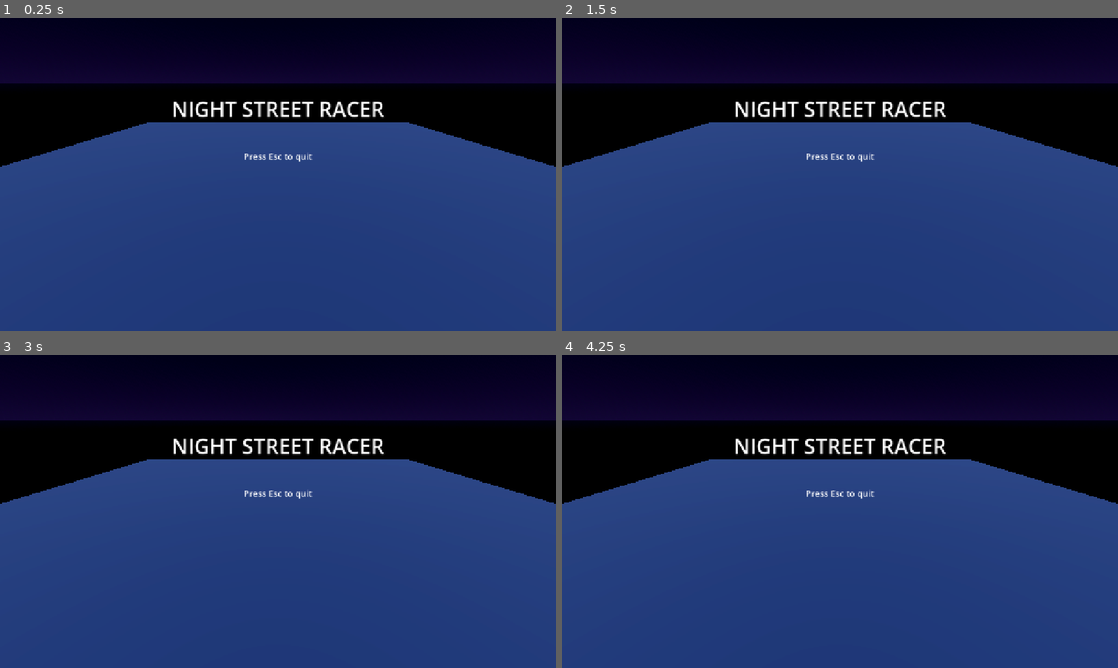
Above: before the commit, frames 1-4 (two rows, left to right).
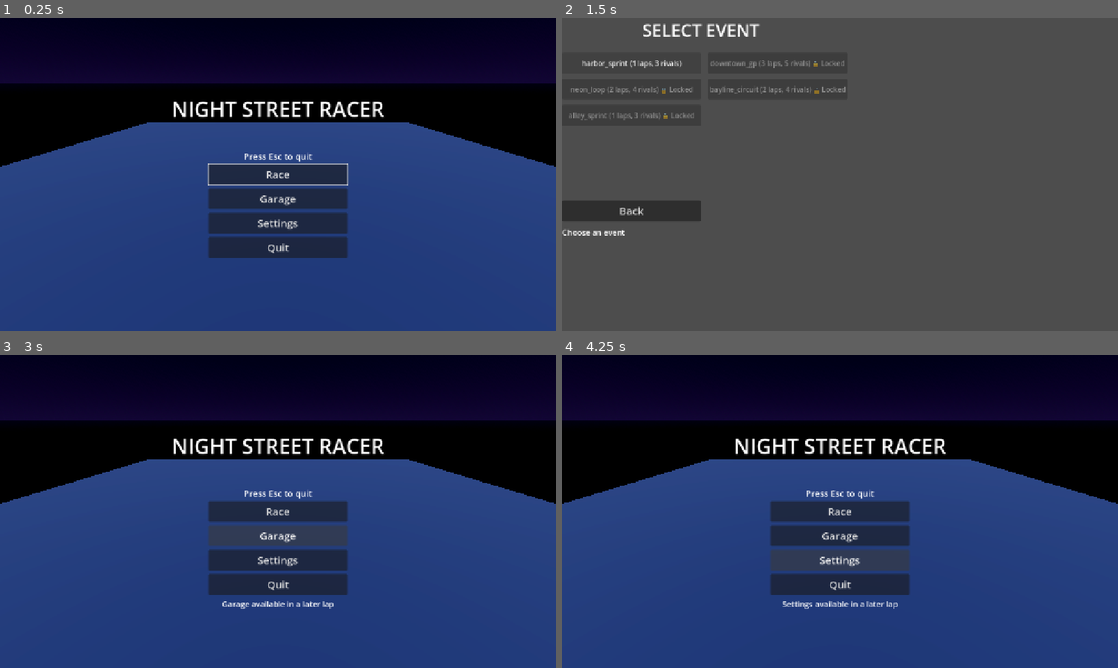
Above: after the commit, the same moments.

Repository: techafreshh/night-street-racer
Game: Godot game, scene res://scenes/ui/main_menu.tscn
The game is run twice, just before and just after one commit, with the same random seed, the same clock (stepped at 60 frames per second) and the same inputs.
Inputs (mouse positions are in pixels of both pictures, inside the frame that each line leads up to):
- Up to frame 1 (0.25 s): no input
- Up to frame 2 (1.5 s): click (840, 174) at 0.5 s, where only the run after the commit has a clickable "Race"; click (628, 61) at 1.25 s, where only the run after the commit has a clickable "harbor_sprint (1 laps, 3 riva…"
- Up to frame 3 (3 s): click (66, 549) at 2 s, where only the run after the commit has a clickable "Back"; click (278, 536) at 2.75 s, where only the run after the commit has a clickable "Garage"
- Up to frame 4 (4.25 s): click (840, 561) at 3.5 s, where only the run after the commit has a clickable "Settings"

The runs differ from the first frame. In frame 1, 7.0% of the frame differs, in the area x 37-63%, y 46-77%; in frame 2, 100%, in the area x 0-100%, y 0-100%; in frame 3, 6.8%; in frame 4, 6.8%.

Commit message:
[#18] Main menu and event select with keyboard/gamepad nav
Shared MenuUI controller (scripts/ui/menu.gd, menu_mode 0/1) drives the
main menu (Race/Garage/Settings/Quit) and a runtime-built event grid
with placeholder lock display; main_menu.tscn gains the button column,
event_select.tscn adds the grid; obsolete main_menu.gd removed. Adds
test_menu_buttons and test_event_select_grid to run_all.gd.

Diff:
--- /dev/null
+++ b/scenes/ui/event_select.tscn
@@ -0,0 +1,37 @@
+[gd_scene load_steps=2 format=3]
+
+[ext_resource type="Script" path="res://scripts/ui/menu.gd" id="1"]
+
+[node name="EventSelect" type="Node"]
+script = ExtResource("1")
+menu_mode = 1
+
+[node name="Title" type="Label" parent="."]
+offset_right = 640.0
+offset_bottom = 60.0
+theme_override_font_sizes/font_size = 40
+text = "SELECT EVENT"
+horizontal_alignment = 1
+
+[node name="EventGrid" type="GridContainer" parent="."]
+offset_top = 80.0
+offset_right = 680.0
+offset_bottom = 400.0
+columns = 2
+theme_override_constants/h_separation = 16
+theme_override_constants/v_separation = 12
+
+[node name="BackButton" type="Button" parent="."]
+offset_top = 420.0
+offset_right = 320.0
+offset_bottom = 468.0
+custom_minimum_size = Vector2(320, 48)
+theme_override_font_sizes/font_size = 24
+text = "Back"
+
+[node name="InfoLabel" type="Label" parent="."]
+offset_top = 480.0
+offset_right = 640.0
+offset_bottom = 510.0
+theme_override_font_sizes/font_size = 18
+text = "Choose an event"
--- a/scenes/ui/main_menu.tscn
+++ b/scenes/ui/main_menu.tscn
@@ -1,6 +1,6 @@
 [gd_scene load_steps=8 format=3]
 
-[ext_resource type="Script" path="res://scripts/ui/main_menu.gd" id="1"]
+[ext_resource type="Script" path="res://scripts/ui/menu.gd" id="1"]
 
 [sub_resource type="ProceduralSkyMaterial" id="ProceduralSkyMaterial_1"]
 sky_top_color = Color(0.015, 0.02, 0.06, 1)
@@ -35,6 +35,7 @@
 
 [node name="MainMenu" type="Node3D"]
 script = ExtResource("1")
+menu_mode = 0
 
 [node name="WorldEnvironment" type="WorldEnvironment" parent="."]
 environment = SubResource("Environment_1")
@@ -89,3 +90,39 @@
 theme_override_font_sizes/font_size = 20
 text = "Press Esc to quit"
 horizontal_alignment = 1
+
+[node name="VBox" type="VBoxContainer" parent="UI/Menu"]
+anchor_left = 0.5
+anchor_top = 0.62
+anchor_right = 0.5
+anchor_bottom = 0.62
+offset_left = -160.0
+offset_top = -110.0
+offset_right = 160.0
+offset_bottom = 110.0
+theme_override_constants/separation = 8
+
+[node name="RaceButton" type="Button" parent="UI/Menu/VBox"]
+custom_minimum_size = Vector2(320, 48)
+theme_override_font_sizes/font_size = 24
+text = "Race"
+
+[node name="GarageButton" type="Button" parent="UI/Menu/VBox"]
+custom_minimum_size = Vector2(320, 48)
+theme_override_font_sizes/font_size = 24
+text = "Garage"
+
+[node name="SettingsButton" type="Button" parent="UI/Menu/VBox"]
+custom_minimum_size = Vector2(320, 48)
+theme_override_font_sizes/font_size = 24
+text = "Settings"
+
+[node name="QuitButton" type="Button" parent="UI/Menu/VBox"]
+custom_minimum_size = Vector2(320, 48)
+theme_override_font_sizes/font_size = 24
+text = "Quit"
+
+[node name="InfoLabel" type="Label" parent="UI/Menu/VBox"]
+theme_override_font_sizes/font_size = 18
+text = ""
+horizontal_alignment = 1
--- a/scripts/ui/main_menu.gd
+++ /dev/null
@@ -1,11 +0,0 @@
-extends Node3D
-## Placeholder 3D menu root. Prints a ready line and quits cleanly on
-## the pause action (or built-in ui_cancel). References no autoloads so
-## the scene boots identically with or without the main loop's autoloads.
-
-func _ready() -> void:
-	print("MainMenu ready: Night Street Racer")
-
-func _unhandled_input(event: InputEvent) -> void:
-	if event.is_action_pressed("pause") or event.is_action_pressed("ui_cancel"):
-		get_tree().quit()
--- /dev/null
+++ b/scripts/ui/menu.gd
@@ -0,0 +1,145 @@
+class_name MenuUI
+extends Node
+## Shared controller for the main menu and the event-select grid.
+## menu_mode 0 boots the Race/Garage/Settings/Quit column; menu_mode 1
+## builds one Button per RaceEvent resource with placeholder lock display
+## (unlocked iff unlock_req is empty; real ladder lands in issue #19).
+## Prints MENU_READY so headless boots can gate on it. Navigation uses the
+## built-in ui_* focus actions, so keyboard and gamepad both work.
+
+## 0 = main menu, 1 = event select.
+@export var menu_mode: int = 0
+
+## Hardcoded event list (no DirAccess scan) so exported builds agree.
+const EVENT_PATHS: Array[String] = [
+	"res://assets/events/harbor_sprint.tres",
+	"res://assets/events/downtown_gp.tres",
+	"res://assets/events/neon_loop.tres",
+	"res://assets/events/bayline_circuit.tres",
+	"res://assets/events/alley_sprint.tres",
+]
+
+
+## Placeholder lock rule: only events with no prerequisite are open.
+static func is_unlocked(ev: RaceEvent) -> bool:
+	return ev != null and ev.unlock_req == &""
+
+
+func _ready() -> void:
+	print("MENU_READY")
+	if menu_mode == 1:
+		print("EVENT_SELECT_READY")
+		_build_event_grid()
+		_wire_select_mode()
+	else:
+		_wire_main_mode()
+
+
+func _unhandled_input(event: InputEvent) -> void:
+	if event.is_action_pressed("pause") or event.is_action_pressed("ui_cancel"):
+		get_tree().quit()
+
+
+func _btn(button_name: String) -> BaseButton:
+	return find_child(button_name, true, false) as BaseButton
+
+
+func _info() -> Label:
+	return find_child("InfoLabel", true, false) as Label
+
+
+func _wire_main_mode() -> void:
+	var race := _btn("RaceButton")
+	if race != null:
+		race.pressed.connect(_on_race)
+	var garage := _btn("GarageButton")
+	if garage != null:
+		garage.pressed.connect(_on_garage)
+	var settings := _btn("SettingsButton")
+	if settings != null:
+		settings.pressed.connect(_on_settings)
+	var quit_btn := _btn("QuitButton")
+	if quit_btn != null:
+		quit_btn.pressed.connect(_on_quit)
+	if race != null:
+		race.grab_focus()
+
+
+func _wire_select_mode() -> void:
+	var back := _btn("BackButton")
+	if back != null:
+		back.pressed.connect(_on_back)
+	# Focus the first playable event so keyboard/gamepad can start at once.
+	var grid := find_child("EventGrid", true, false)
+	if grid != null:
+		for child in grid.get_children():
+			var btn := child as BaseButton
+			if btn != null and not btn.disabled:
+				btn.grab_focus()
+				return
+	if back != null:
+		back.grab_focus()
+
+
+func _on_race() -> void:
+	var tree := get_tree()
+	if tree == null:
+		return
+	tree.change_scene_to_file("res://scenes/ui/event_select.tscn")
+
+
+func _on_garage() -> void:
+	var info := _info()
+	if info != null:
+		info.text = "Garage available in a later lap"
+
+
+func _on_settings() -> void:
+	var info := _info()
+	if info != null:
+		info.text = "Settings available in a later lap"
+
+
+func _on_quit() -> void:
+	var tree := get_tree()
+	if tree == null:
+		return
+	tree.quit()
+
+
+func _on_back() -> void:
+	var tree := get_tree()
+	if tree == null:
+		return
+	tree.change_scene_to_file("res://scenes/ui/main_menu.tscn")
+
+
+## Spawn one Button per EVENT_PATHS entry: "Event_<route_id>", disabled and
+## focus-skipped when locked, wired to _on_event_chosen when open.
+func _build_event_grid() -> void:
+	var grid := find_child("EventGrid", true, false) as GridContainer
+	if grid == null:
+		return
+	for path in EVENT_PATHS:
+		var ev := load(path) as RaceEvent
+		if ev == null:
+			continue
+		var btn := Button.new()
+		btn.name = "Event_%s" % ev.route_id
+		btn.custom_minimum_size = Vector2(320, 48)
+		var unlocked := MenuUI.is_unlocked(ev)
+		btn.text = "%s (%d laps, %d rivals)" % [ev.route_id, ev.laps, ev.opponents]
+		if unlocked:
+			btn.pressed.connect(_on_event_chosen.bind(ev.route_id))
+		else:
+			btn.text += " 🔒 Locked"
+			btn.disabled = true
+			btn.focus_mode = Control.FOCUS_NONE
+		grid.add_child(btn)
+
+
+func _on_event_chosen(route_id: String) -> void:
+	var gs := get_node_or_null("/root/GameState")
+	if gs != null:
+		gs.set("current_event", StringName(route_id))
+	print("EVENT_SELECTED %s" % route_id)
--- a/tests/run_all.gd
+++ b/tests/run_all.gd
@@ -34,6 +34,8 @@
 		"test_input_actions",
 		"test_gamestate_standalone",
 		"test_main_menu_scene",
+		"test_menu_buttons",
+		"test_event_select_grid",
 		"test_vehicle_scene_loads",
 		"test_accel_reaches_25ms_in_8s",
 		"test_coast_upshifts_without_throttle",
@@ -210,6 +212,94 @@
 		if instance != null:
 			check(instance.name == "MainMenu", "root node is MainMenu")
 			instance.free()
+	return true
+
+func test_menu_buttons() -> bool:
+	var packed = load("res://scenes/ui/main_menu.tscn")
+	check(packed is PackedScene, "main_menu.tscn loads as PackedScene")
+	if not (packed is PackedScene):
+		return true
+	var instance: Node = packed.instantiate()
+	check(instance != null, "main menu instantiates")
+	if instance == null:
+		return true
+	check(instance.name == "MainMenu", "root node is MainMenu")
+	root.add_child(instance)
+	await process_frame
+	await process_frame
+	for bname in ["RaceButton", "GarageButton", "SettingsButton"]:
+		var btn := instance.find_child(bname, true, false) as BaseButton
+		check(btn != null, "main menu has %s" % bname)
+		if btn != null:
+			check(btn.focus_mode != Control.FOCUS_NONE, "%s is focus-enabled for keyboard/gamepad" % bname)
+	var quit_btn := instance.find_child("QuitButton", true, false) as BaseButton
+	check(quit_btn != null, "main menu has QuitButton")
+	var focus_owner := instance.get_viewport().gui_get_focus_owner()
+	check(focus_owner != null, "a menu button holds keyboard/gamepad focus")
+	var race := instance.find_child("RaceButton", true, false) as BaseButton
+	if race != null:
+		race.pressed.emit()
+		await process_frame
+		await process_frame
+		check(is_instance_valid(race), "pressing Race does not error")
+		var swapped := current_scene
+		if swapped != null and swapped != instance:
+			root.remove_child(swapped)
+			swapped.free()
+		await process_frame
+	var garage := instance.find_child("GarageButton", true, false) as BaseButton
+	var info := instance.find_child("InfoLabel", true, false) as Label
+	if garage != null and info != null:
+		garage.pressed.emit()
+		check(info.text != "", "Garage shows a placeholder label instead of erroring")
+	root.remove_child(instance)
+	instance.free()
+	await process_frame
+	return true
+
+func test_event_select_grid() -> bool:
+	var packed = load("res://scenes/ui/event_select.tscn")
+	check(packed is PackedScene, "event_select.tscn loads as PackedScene")
+	if not (packed is PackedScene):
+		return true
+	var instance: Node = packed.instantiate()
+	check(instance != null, "event select instantiates")
+	if instance == null:
+		return true
+	check(instance.name == "EventSelect", "root node is EventSelect")
+	root.add_child(instance)
+	await process_frame
+	await process_frame
+	var grid := instance.find_child("EventGrid", true, false) as GridContainer
+	check(grid != null, "event select has an EventGrid")
+	if grid == null:
+		root.remove_child(instance)
+		instance.free()
+		return true
+	check(grid.get_child_count() >= 5, "grid holds >= 5 event buttons (got %d)" % grid.get_child_count())
+	var enabled := 0
+	for stem in ["harbor_sprint", "downtown_gp", "neon_loop", "bayline_circuit", "alley_sprint"]:
+		var ev := load("res://assets/events/%s.tres" % stem) as RaceEvent
+		check(ev != null, "%s loads as RaceEvent" % stem)
+		var btn := instance.find_child("Event_" + stem, true, false) as BaseButton
+		check(btn != null, "grid has a button for %s" % stem)
+		if btn == null:
+			continue
+		check((btn as Button).text.contains(stem), "button text names %s" % stem)
+		var should_lock := ev == null or not MenuUI.is_unlocked(ev)
+		check(btn.disabled == should_lock, "%s disabled matches lock state" % stem)
+		if not btn.disabled:
+			enabled += 1
+			check(btn.focus_mode != Control.FOCUS_NONE, "%s stays focusable" % stem)
+	check(enabled >= 1, "at least one event is unlocked (got %d)" % enabled)
+	var harbor := instance.find_child("Event_harbor_sprint", true, false) as BaseButton
+	if harbor != null:
+		check(harbor.disabled == false, "harbor_sprint renders unlocked")
+	var back := instance.find_child("BackButton", true, false) as BaseButton
+	check(back != null, "event select has a BackButton")
+	root.remove_child(instance)
+	instance.free()
+	await process_frame
 	return true
 
 func test_vehicle_scene_loads() -> bool:
Not shown, removed: scripts/ui/main_menu.gd.uid
Not shown, added: scripts/ui/menu.gd.uid
